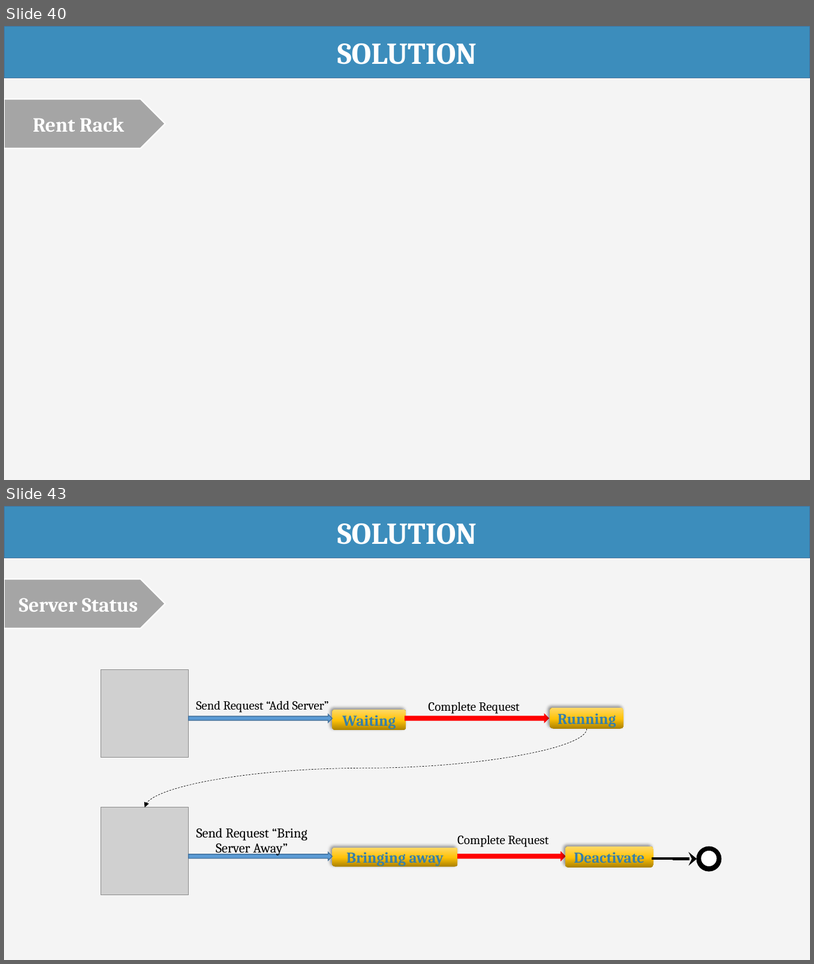
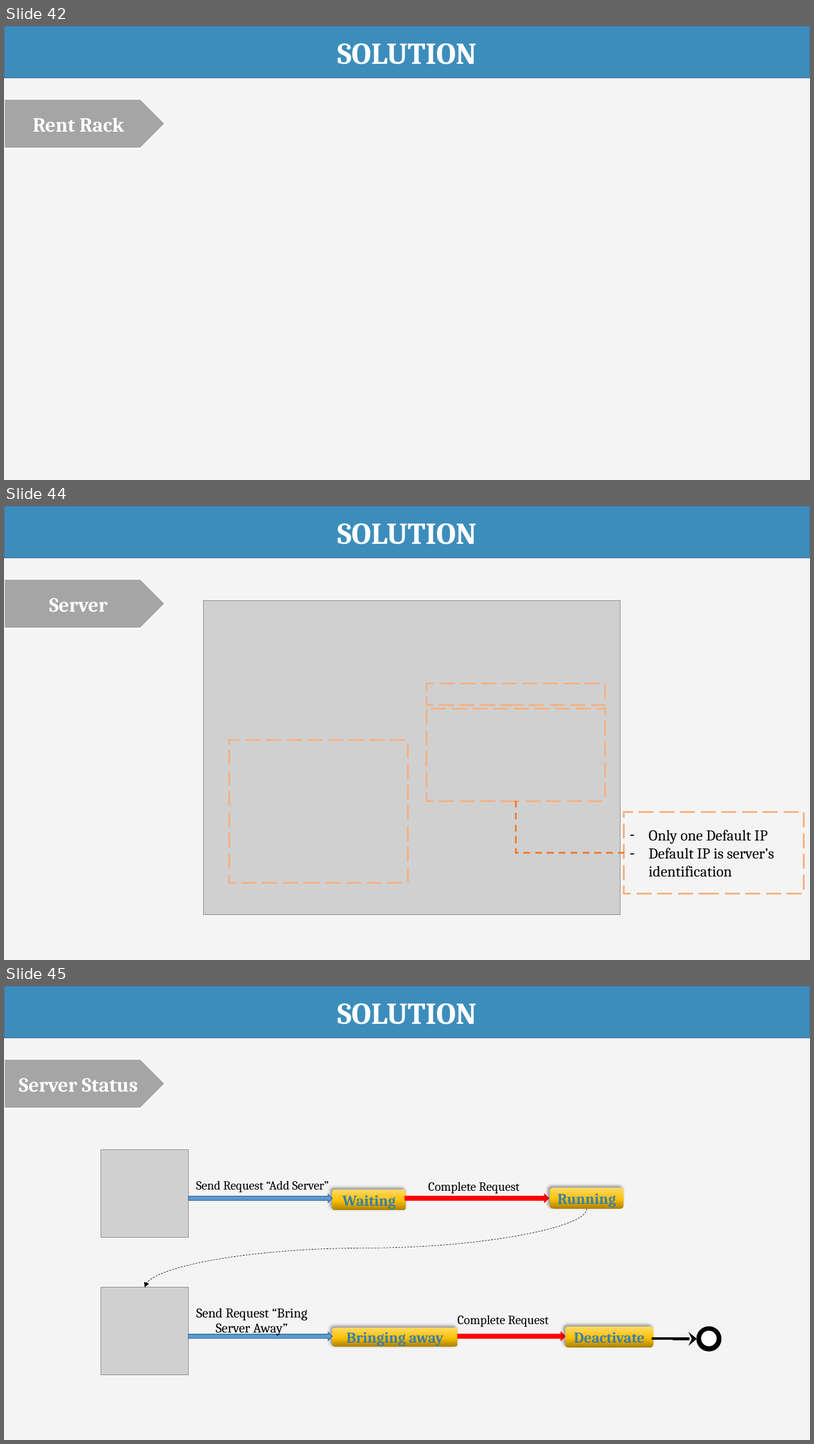
Before and after one commit to haltt051093/IMS-datacenter, a slide deck: Document/Presentation/IMS_20160408_Presentation.pptx. Shown one above the other, each under a label of ours: slides 40 and 43 before the commit, slides 42, 44 and 45 after it; the slides between them are not shown. The pictures are 814x964 and 814x1444 pixels, drawn with LibreOffice and Linux fonts; fonts in the diff are those of the drawing; grey boxes stand for pictures. Boxes give left, top, right and bottom in pixels: in the first picture for what was removed or moved away, otherwise in the second. Text is boxed around its words. In the diff, an @@ line names an element or a change of style, - is before the commit and + after.

```diff
--- a/Document/Presentation/IMS_20160408_Presentation.pptx
+++ b/Document/Presentation/IMS_20160408_Presentation.pptx
@@ slide 44 added at box(4, 506, 810, 960), background #F4F4F4 @@
@@ rectangle added at box(4, 506, 810, 558), fill #3C8DBC, outline #43739E 1 pt, 36 pt, text #FFFFFF, bold @@
+SOLUTION
@@ pentagon arrow added at box(4, 579, 165, 629), fill #A5A5A5, outline #FFFFFF 1.5 pt, 24 pt, text #FFFFFF, bold @@
+Server
@@ group added at box(204, 600, 620, 914): 3 rectangles, 1 picture @@
@@ elbow line added from (516, 801) to (624, 853), #ED7D31 2 pt dashed @@
@@ rectangle added at box(624, 811, 804, 893), outline #F4B183 2.25 pt dashed, 18 pt, text #000000 @@
+– Only one Default IP
+– Default IP is server’s identification
@@ what was slide 40 is now slide 42 @@
@@ what was slide 43 is now slide 45 @@
```
Also in this commit, not shown: 5 slides changed, 2 other slides added, 1 slide removed.
